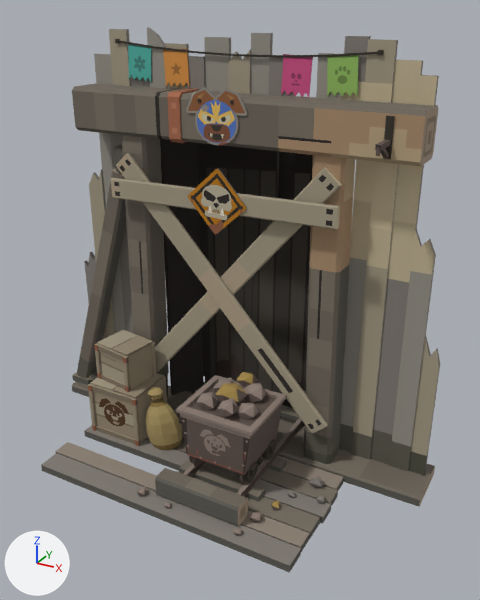
The glTF model kit/models/mina_drift_portal.glb, before and after one commit.
Before and after are seen from a 50 mm camera at (2.89, -4.71, 4.02) aimed at (0.28, 0.04, 1.64). The axes (+X, +Y, +Z) are drawn at lower left. The lights are the same throughout. The picture after the commit comes second. Vertices at exactly the same position are counted once.

Objects in the first picture: 'mina_drift_portal'.
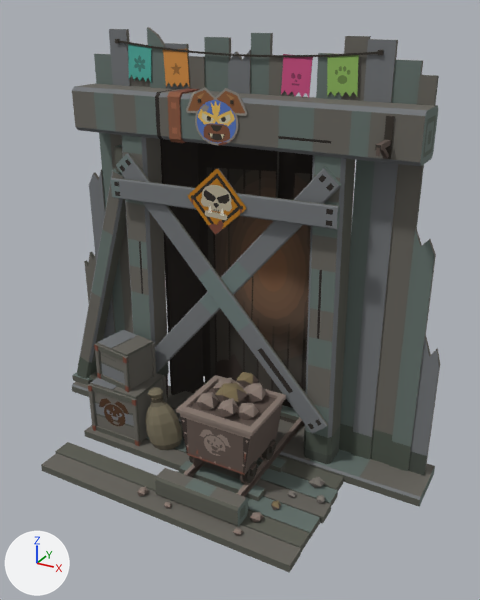
Diff of the bpy script that builds the scene:
```diff
--- a/kit/models/mina_drift_portal.glb.py
+++ b/kit/models/mina_drift_portal.glb.py
@@ me_mina_drift_portal @@
 # used by ob_mina_drift_portal; location = (0.0, 0.0, 0.0)
-me_mina_drift_portal.from_pydata(...)  # 4886 vertices, 9200 faces; spans x -2.07..2.02, y -1.05..1.05, z -0.07..3.86
+me_mina_drift_portal.from_pydata(...)  # 5344 vertices, 10075 faces; spans x -2.07..2.02, y -1.05..1.05, z -0.07..3.86
+# me_mina_drift_portal part 1: 4 vertices moved within x 0.25..0.31, y 0.94, z 1.96..2.01; 36 vertices removed from x 0.19..1.82, y 0.5..0.98, z 1.91..2.55; 524 vertices added at x -0.54..0.7, y 0.94..0.98, z 0.59..2.65
+# me_mina_drift_portal part 2: 30 vertices removed from x 0.94..1.58, y 0.18..0.56, z 2.95..3.49
+# me_mina_drift_portal part 3: 3335 kept faces spanning x -2.07..2.02, y -1.05..0.94, z -0.07..3.86 get new texture (UV) coordinates
 me_mina_drift_portal.materials.append(mat_palette)
```

Changed parts and their boxes [x1, y1, x2, y2] in the pictures (480 x 600 px):
part 1 of me_mina_drift_portal, reshaped: before [272, 160, 436, 447]; after [207, 149, 312, 394]
part 2 of me_mina_drift_portal, deleted (brown): before [341, 36, 437, 166]
part 3 of me_mina_drift_portal, surface changed: [41, 27, 440, 567] in both
